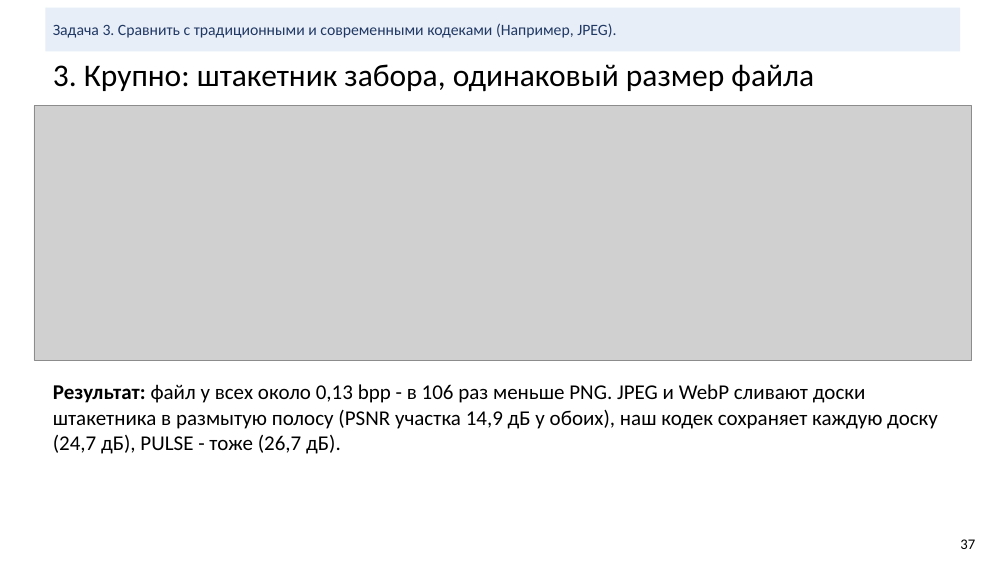
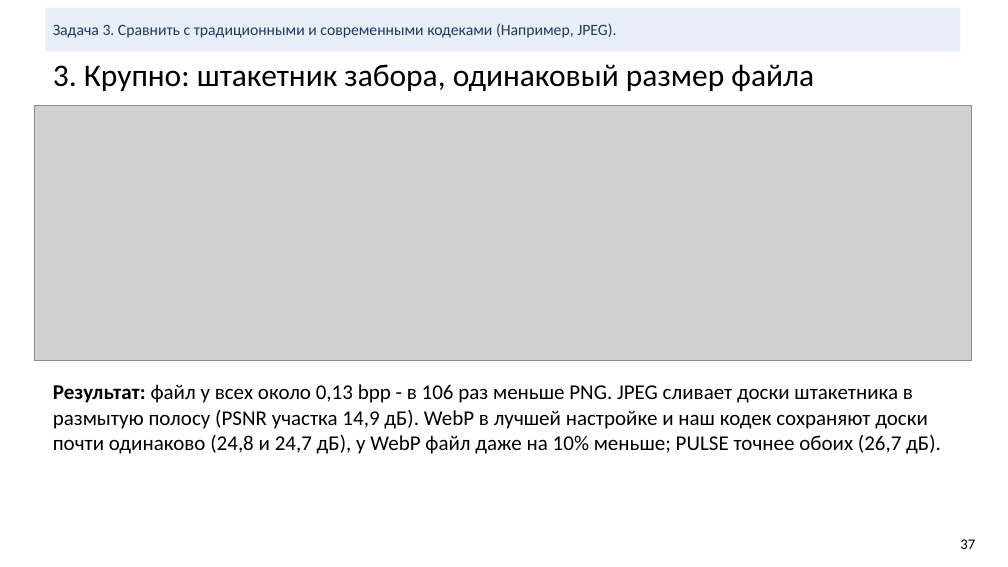
Before and after one commit to KDMCrypto/Deep-Image-Compression, a slide deck: slide 37 of documentation/cv-project-compression.pptx. Drawn at 1008x567 pixels with LibreOffice and Linux fonts; fonts in the diff are those of the drawing; grey boxes stand for pictures. Boxes give left, top, right and bottom in pixels: in the first picture for what was removed or moved away, otherwise in the second. Text is boxed around its words. In the diff, an @@ line names an element or a change of style, - is before the commit and + after.

Commit message:
Add the DiT-IC 0.1 bpp comparison and pick fair JPEG/WebP settings
DiT-IC becomes a four-level curve in the notebook and the slides, gets a
row in the equal-quality table and three new slides against JPEG and WebP
at about 0.1 bpp. The visual slides now give JPEG and WebP their best-PSNR
setting with a file from -15% to +5% of the reference instead of the
nearest file size. The code-list slide is removed (47 slides).

```diff
--- a/documentation/cv-project-compression.pptx
+++ b/documentation/cv-project-compression.pptx
@@ text at bbox=[53, 384, 941, 454]: text changed @@
-Результат: файл у всех около 0,13 bpp - в 106 раз меньше PNG. JPEG и WebP сливают доски штакетника в размытую полосу (PSNR участка 14,9 дБ у обоих), наш кодек сохраняет каждую доску (24,7 дБ), PULSE - тоже (26,7 дБ).
+Результат: файл у всех около 0,13 bpp - в 106 раз меньше PNG. JPEG сливает доски штакетника в размытую полосу (PSNR участка 14,9 дБ). WebP в лучшей настройке и наш кодек сохраняют доски почти одинаково (24,8 и 24,7 дБ), у WebP файл даже на 10% меньше; PULSE точнее обоих (26,7 дБ).
```
Also in this commit, not shown: 11 other slides changed, 3 slides added, 1 slide removed, 18 other files.
